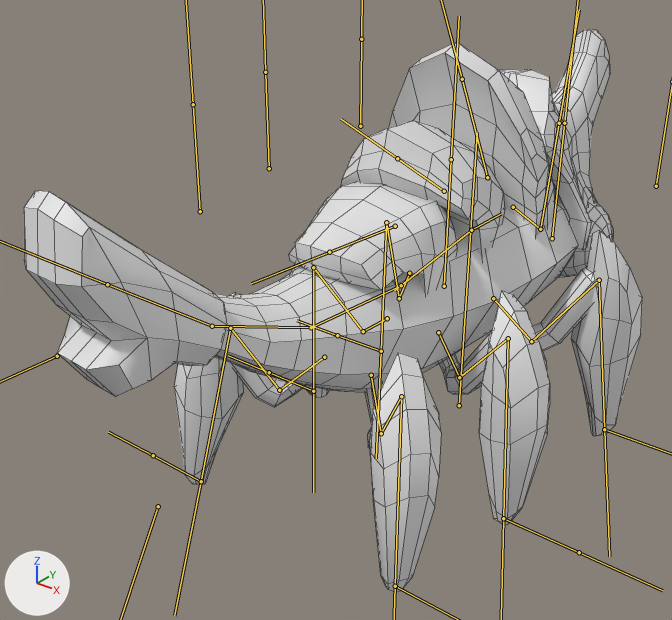
An edit to the FBX model OMH_Proto/Assets/[Project]/Visuals/Enemy/Pteranim.fbx, drawn before and after from the same camera.
Before and after are seen from a camera (50 mm lens) standing at (1.171, -1.899, 1.464) and looking at (-0.132, -0.271, 0.454). The axes (+X, +Y, +Z) are drawn at lower left. The lights are the same throughout. Both versions are drawn at frame 1 of the action 'Armature.002|PteraIdle1'; the numbers are the values there. The bones that bend it are drawn over the model as lines. Mesh edges are drawn as thin lines.
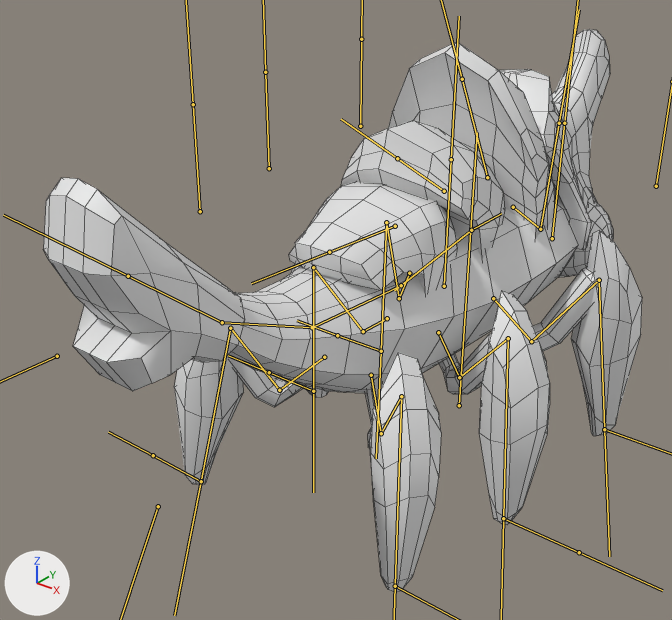
What the commit changed:
Bone 'Tail1' (bone_tail1) turns from (-2, 0, -5) to (0, 0, -1) degrees about its own x, y and z.

Boxes (x1, y1, x2, y2) around the edits, measured in the pictures (672 x 620 px):
'Cube.073', posed
    before: (24, 29, 642, 593)
    after: (43, 29, 642, 593)
bone 'Tail1', root to tip
    before: (311, 327) to (212, 326)
    after: (312, 327) to (222, 322)
